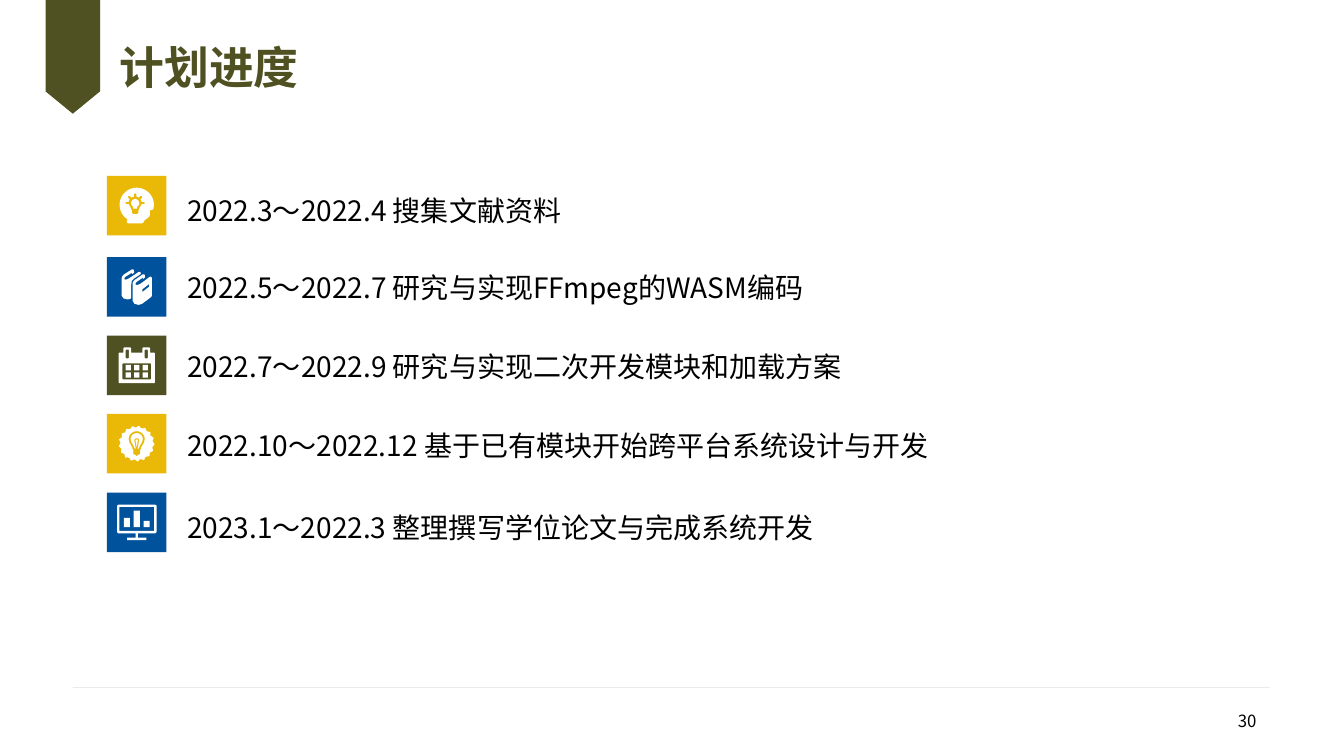
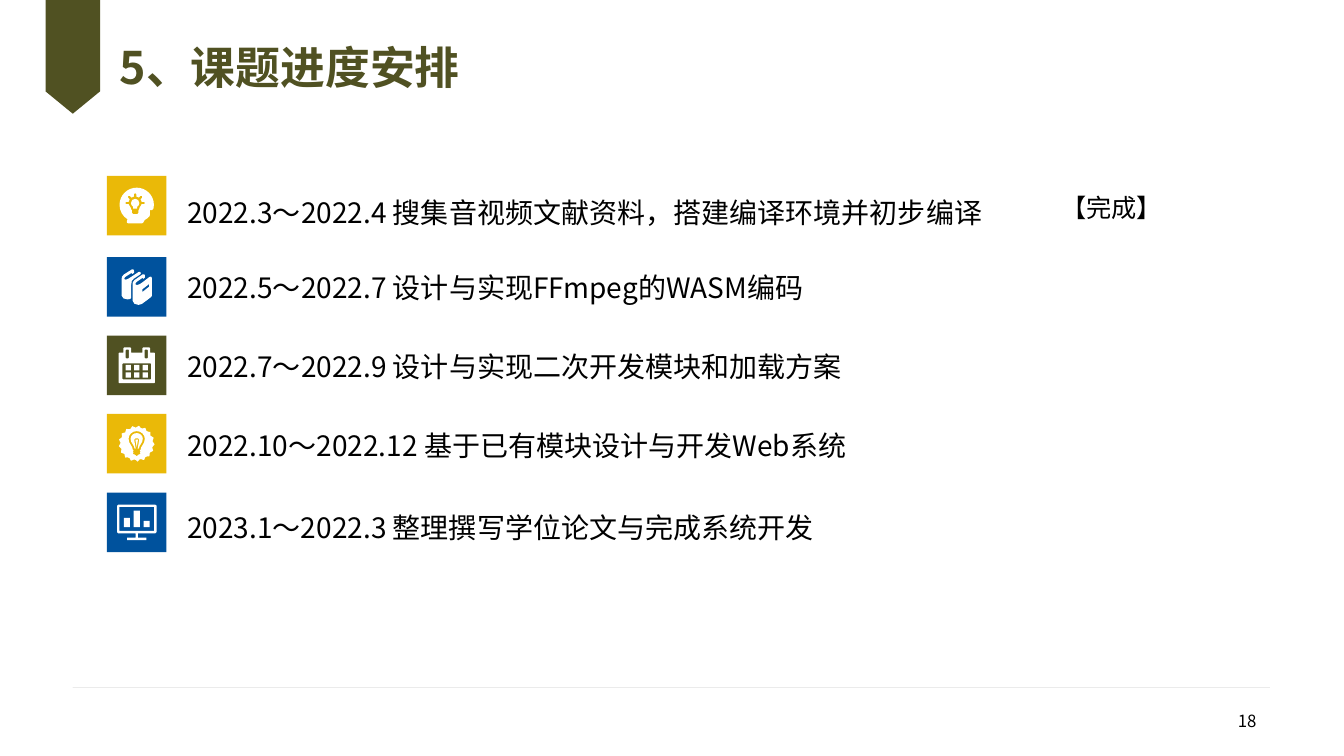
Before and after one commit to knoxnoe/GraduationProject, a slide deck: slide 18 of doc/paper/v2/缑通旺-开题.pptx (slide 30 before the commit). Drawn at 1344x756 pixels with LibreOffice and Linux fonts; fonts in the diff are those of the drawing; background and template pictures are left out. Boxes give left, top, right and bottom in pixels: in the first picture for what was removed or moved away, otherwise in the second. Text is boxed around its words. In the diff, an @@ line names an element or a change of style, - is before the commit and + after.

```diff
--- a/doc/paper/v2/缑通旺-开题.pptx
+++ b/doc/paper/v2/缑通旺-开题.pptx
@@ title at (120, 45, 460, 88): text changed @@
-计划进度
+5、课题进度安排
@@ text at (187, 199, 982, 226): text changed @@
-2022.3～2022.4 搜集文献资料
+2022.3～2022.4 搜集音视频文献资料，搭建编译环境并初步编译
@@ text added at (1061, 195, 1162, 220), 18 pt, text #000000 @@
+【完成】
@@ text at (187, 274, 803, 305): text changed @@
-2022.5～2022.7 研究与实现FFmpeg的WASM编码
+2022.5～2022.7 设计与实现FFmpeg的WASM编码
@@ text at (187, 353, 842, 380): text changed @@
-2022.7～2022.9 研究与实现二次开发模块和加载方案
+2022.7～2022.9 设计与实现二次开发模块和加载方案
@@ text at (187, 432, 846, 459): text changed @@
-2022.10～2022.12 基于已有模块开始跨平台系统设计与开发
+2022.10～2022.12 基于已有模块设计与开发Web系统
@@ page number at (1238, 714, 1257, 728): text changed @@
-30
+18
```
Also in this commit, not shown: 8 other slides changed, 10 slides added, 23 slides removed, 6 other files.
